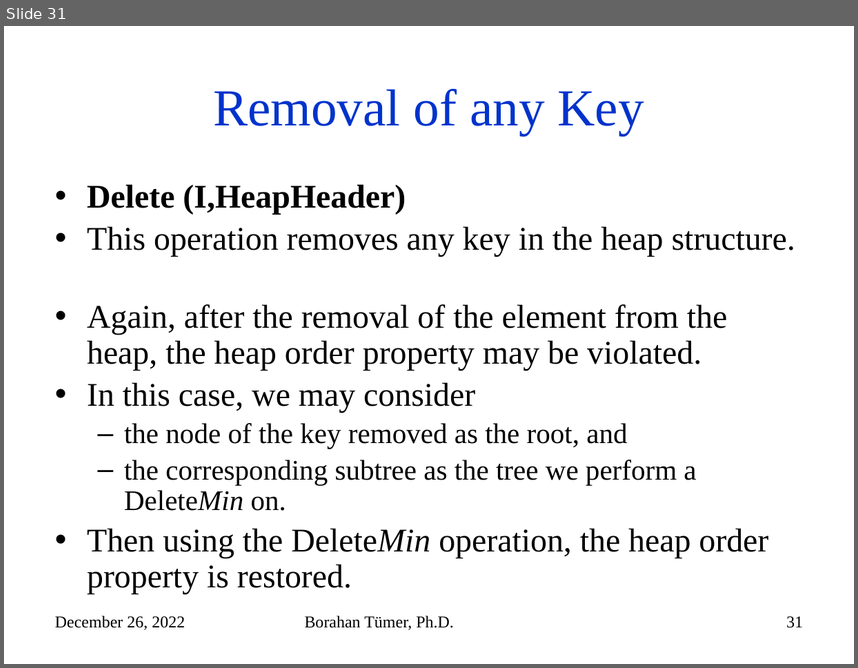
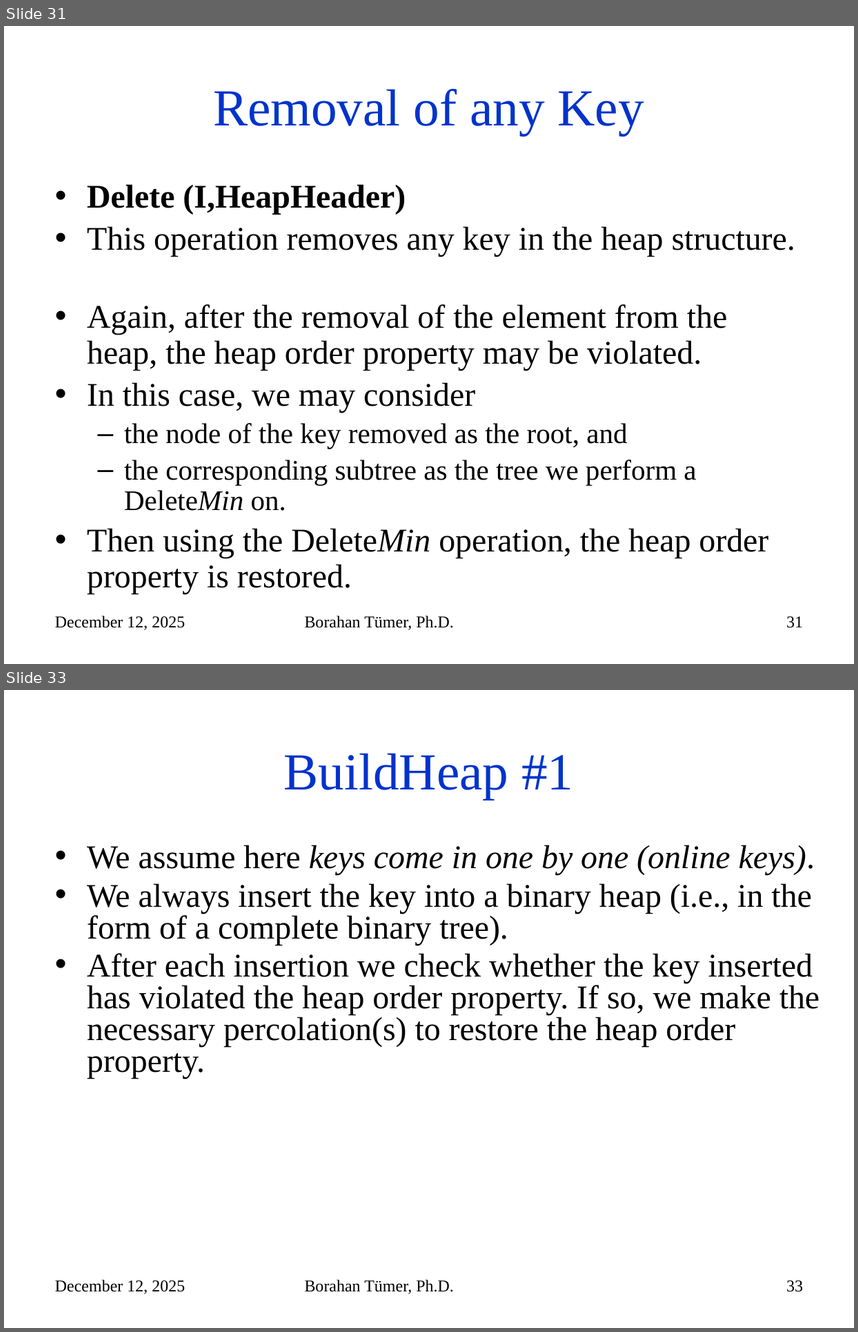
Before and after one commit to mehmetkayacse/cse225, a slide deck: files/Week8.pptx. Shown one above the other, each under a label of ours: slide 31 before the commit, slides 31 and 33 after it; the slides between them are not shown. The pictures are 858x668 and 858x1332 pixels, drawn with LibreOffice and Linux fonts; fonts in the diff are those of the drawing. Boxes give left, top, right and bottom in pixels: in the first picture for what was removed or moved away, otherwise in the second. Text is boxed around its words. In the diff, an @@ line names an element or a change of style, - is before the commit and + after.

```diff
--- a/files/Week8.pptx
+++ b/files/Week8.pptx
@@ slide 33 added at (4, 690, 854, 1328), background #FFFFFF @@
@@ title added at (284, 753, 573, 799), 44 pt, text #0033CC @@
+BuildHeap #1
@@ text added at (87, 845, 820, 1078), 28 pt, text #000000 @@
+• We assume here keys come in one by one (online keys).
+• We always insert the key into a binary heap (i.e., in the form of a complete binary tree).
+• After each insertion we check whether the key inserted has violated the heap order property. If so, we make the necessary percolation(s) to restore the heap order property.
@@ text added at (55, 1279, 185, 1294), 14 pt, text #000000 @@
+December 12, 2025
@@ text added at (305, 1279, 454, 1294), 14 pt, text #000000 @@
+Borahan Tümer, Ph.D.
@@ page number added at (786, 1280, 803, 1292), 14 pt, text #000000 @@
+33
@@ slide 31 changed as well @@
@@ text at (55, 615, 185, 630): text changed @@
-December 26, 2022
+December 12, 2025
```
Also in this commit, not shown: 140 other slides changed, 3 other slides added.
